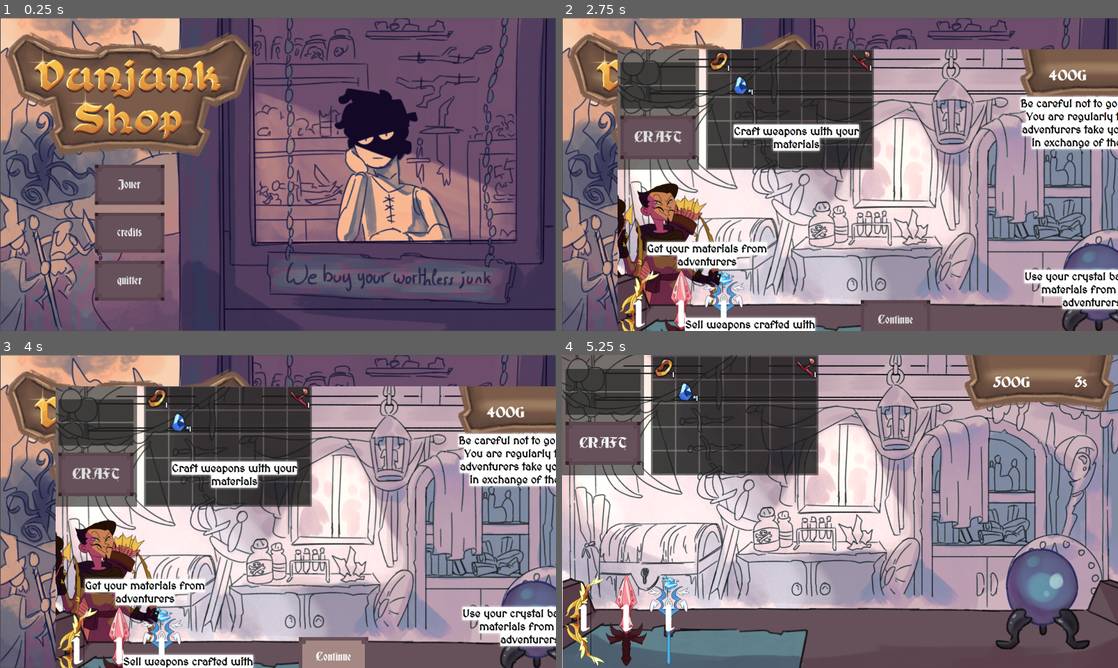
Above: before the commit, frames 1-4 (two rows, left to right).
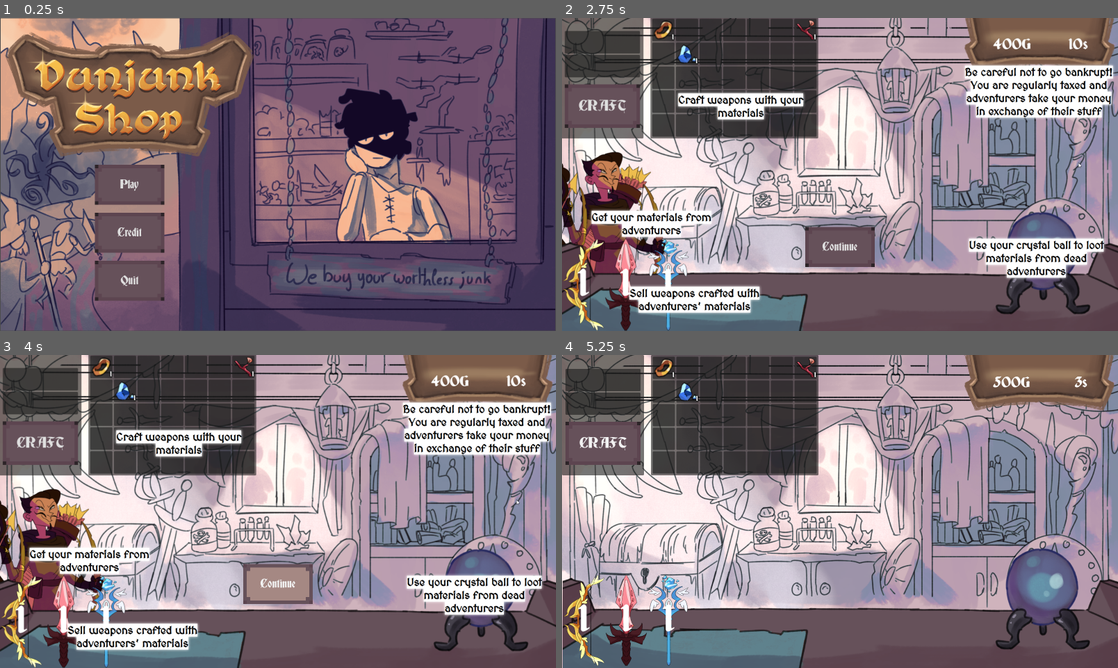
Above: after the commit, the same moments.

Repository: electron35/GMTK_Jam_Dunjunk_shop
Game: Godot game, scene res://GMTK_Jam/menuScene.tscn
Same seed, same stepped clock (60 frames per second), same inputs: the game is played once before the commit and once after it. The engine's default icon, where the game draws it, is replaced by a stand-in: a white triangle on a blue panel in a dark square. Sound files missing from this copy of the repository are replaced by a short silence.
Inputs (mouse positions are in pixels of both pictures, inside the frame that each line leads up to):
- Up to frame 1 (0.25 s): no input
- Up to frame 2 (2.75 s): click "credits" (after the commit: "Credit") at 0.5 s; click "Retour Menu" at 1.25 s; click "Jouer" (after the commit: "Play") at 2 s
- Up to frame 3 (4 s): click "Jouer" (after the commit: "Play") at 2.75 s; click "Continue" at 3.5 s
- Up to frame 4 (5.25 s): click (1040, 599) at 4.25 s; click "CRAFT" at 5 s

The runs differ from the first frame. In frame 1, 0.2% of the frame differs, in the area x 21-26%, y 51-86%; in frame 2, 79%; in frame 3, 80%, in the area x 0-100%, y 0-100%; in frame 4, nothing differs.

Commit message:
tutorial placement

Diff:
--- a/GMTK_Jam/menuScene.tscn
+++ b/GMTK_Jam/menuScene.tscn
@@ -68,7 +68,7 @@
 focus_mode = 0
 theme = ExtResource("4_w1i3b")
 theme_override_font_sizes/font_size = 32
-text = "Jouer"
+text = "Play"
 
 [node name="border3" type="Container" parent="MenuGame"]
 custom_minimum_size = Vector2(0, 15)
@@ -83,7 +83,7 @@
 focus_mode = 0
 theme = ExtResource("4_w1i3b")
 theme_override_font_sizes/font_size = 32
-text = "credits"
+text = "Credit"
 
 [node name="border2" type="Container" parent="MenuGame"]
 custom_minimum_size = Vector2(0, 15)
@@ -98,7 +98,7 @@
 focus_mode = 0
 theme = ExtResource("4_w1i3b")
 theme_override_font_sizes/font_size = 32
-text = "quitter"
+text = "Quit"
 
 [node name="MarginContainer" type="MarginContainer" parent="MenuGame"]
 layout_mode = 2
@@ -177,11 +177,12 @@
 [node name="MarginContainer" type="MarginContainer" parent="."]
 visible = false
 custom_minimum_size = Vector2(1600, 900)
-layout_mode = 2
-offset_left = 160.0
-offset_top = 90.0
-offset_right = 1760.0
-offset_bottom = 990.0
+layout_mode = 1
+anchors_preset = 15
+anchor_right = 1.0
+anchor_bottom = 1.0
+grow_horizontal = 2
+grow_vertical = 2
 
 [node name="Tutorial" type="TextureRect" parent="MarginContainer"]
 layout_mode = 2
@@ -206,7 +207,7 @@
 text = "Continue"
 
 [node name="border" type="Container" parent="MarginContainer/VBoxContainer"]
-custom_minimum_size = Vector2(0, 60)
+custom_minimum_size = Vector2(0, 180)
 layout_mode = 2
 
 [connection signal="pressed" from="MenuGame/Jouer" to="." method="_on_jouer_pressed"]
